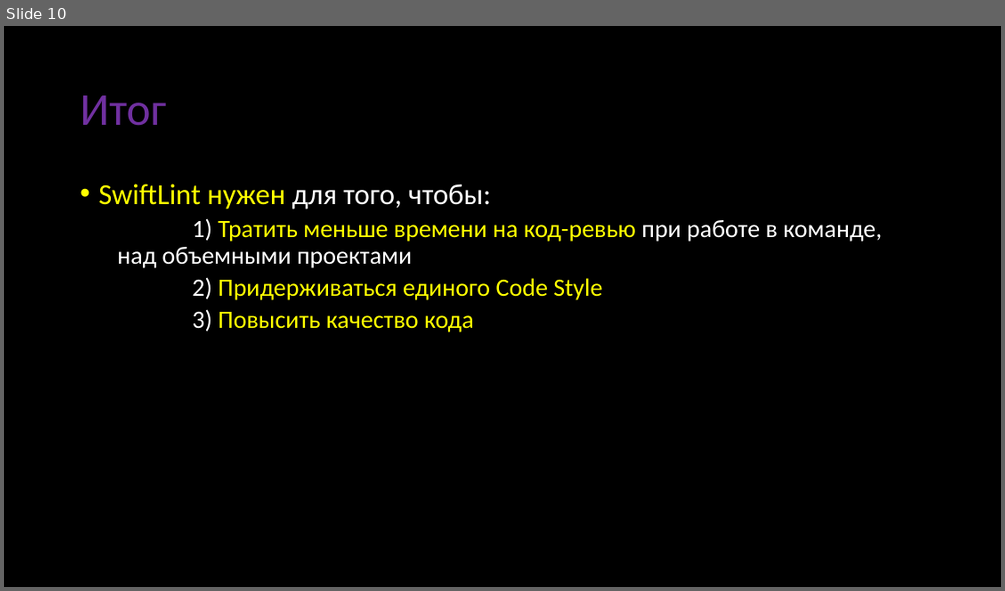
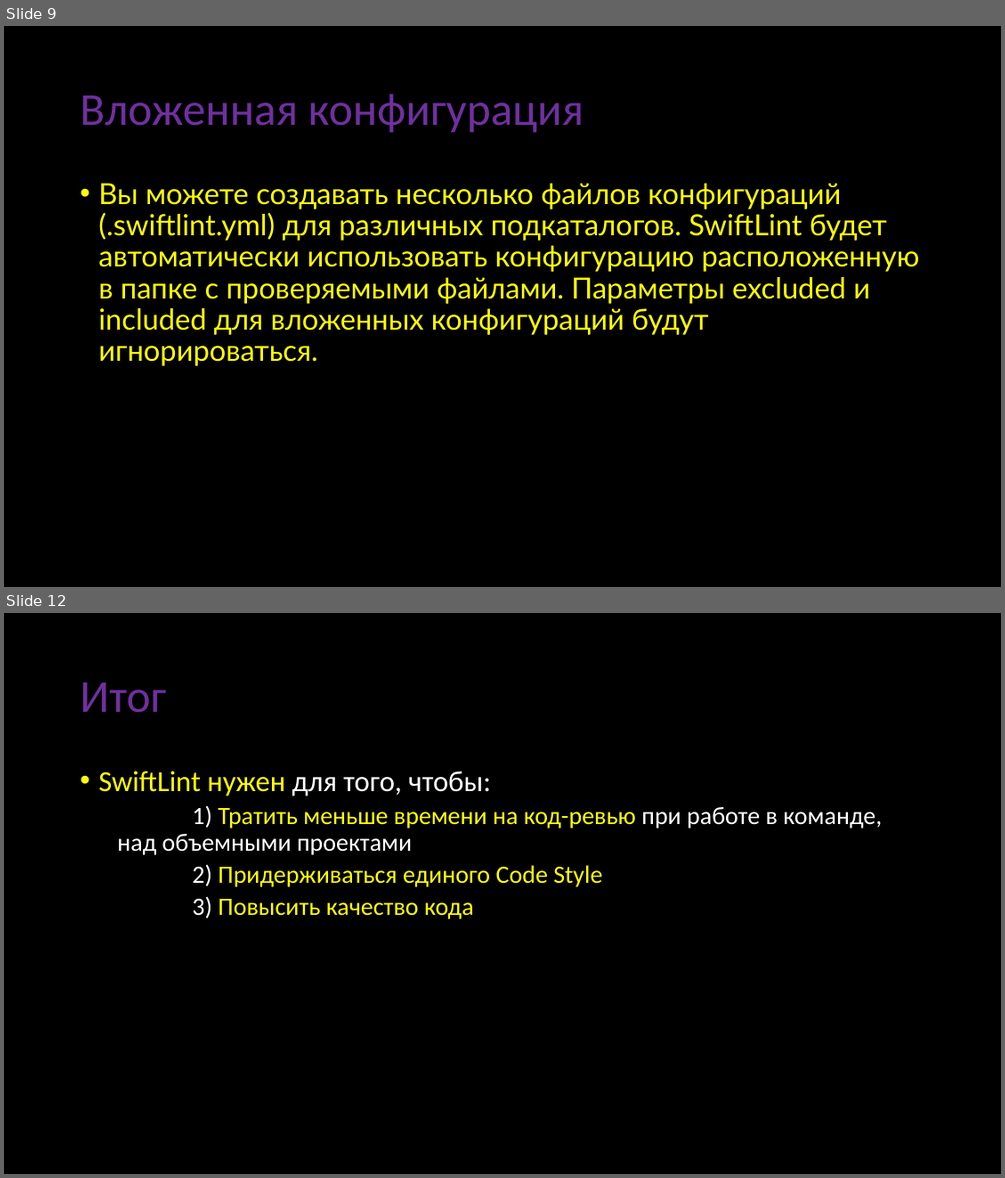
Before and after one commit to abrosov-sergey/HSE-KPV-IOS-2022-23, a slide deck: Presentation/SwiftLint-Abrosov.pptx. Shown one above the other, each under a label of ours: slide 10 before the commit, slides 9 and 12 after it; the slides between them are not shown. The pictures are 1005x591 and 1005x1178 pixels, drawn with LibreOffice and Linux fonts; fonts in the diff are those of the drawing. Boxes give left, top, right and bottom in pixels: in the first picture for what was removed or moved away, otherwise in the second. Text is boxed around its words. In the diff, an @@ line names an element or a change of style, - is before the commit and + after.

```diff
--- a/Presentation/SwiftLint-Abrosov.pptx
+++ b/Presentation/SwiftLint-Abrosov.pptx
@@ slide 9 added at box(4, 26, 1001, 587), background #000000 @@
@@ title added at box(80, 94, 584, 133), 44 pt, text #7030A0 @@
+Вложенная конфигурация
@@ text added at box(98, 183, 920, 366), 28 pt, text #FFFF00 @@
+• Вы можете создавать несколько файлов конфигураций (.swiftlint.yml) для различных подкаталогов. SwiftLint будет автоматически использовать конфигурацию расположенную в папке с проверяемыми файлами. Параметры excluded и included для вложенных конфигураций будут игнорироваться.
@@ what was slide 10 is now slide 12 @@
```
Also in this commit, not shown: 3 other slides added, 2 slides removed.
